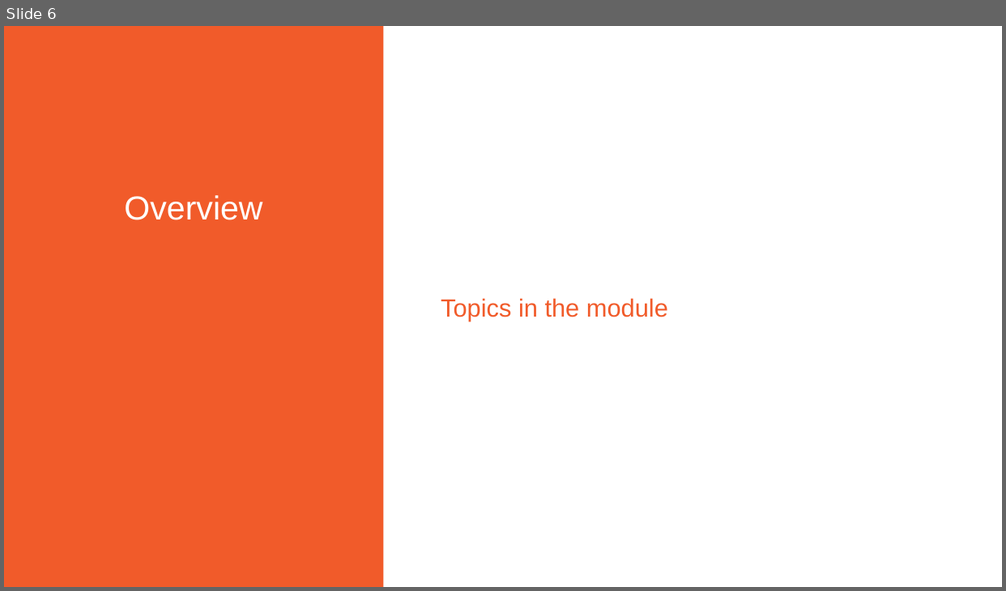
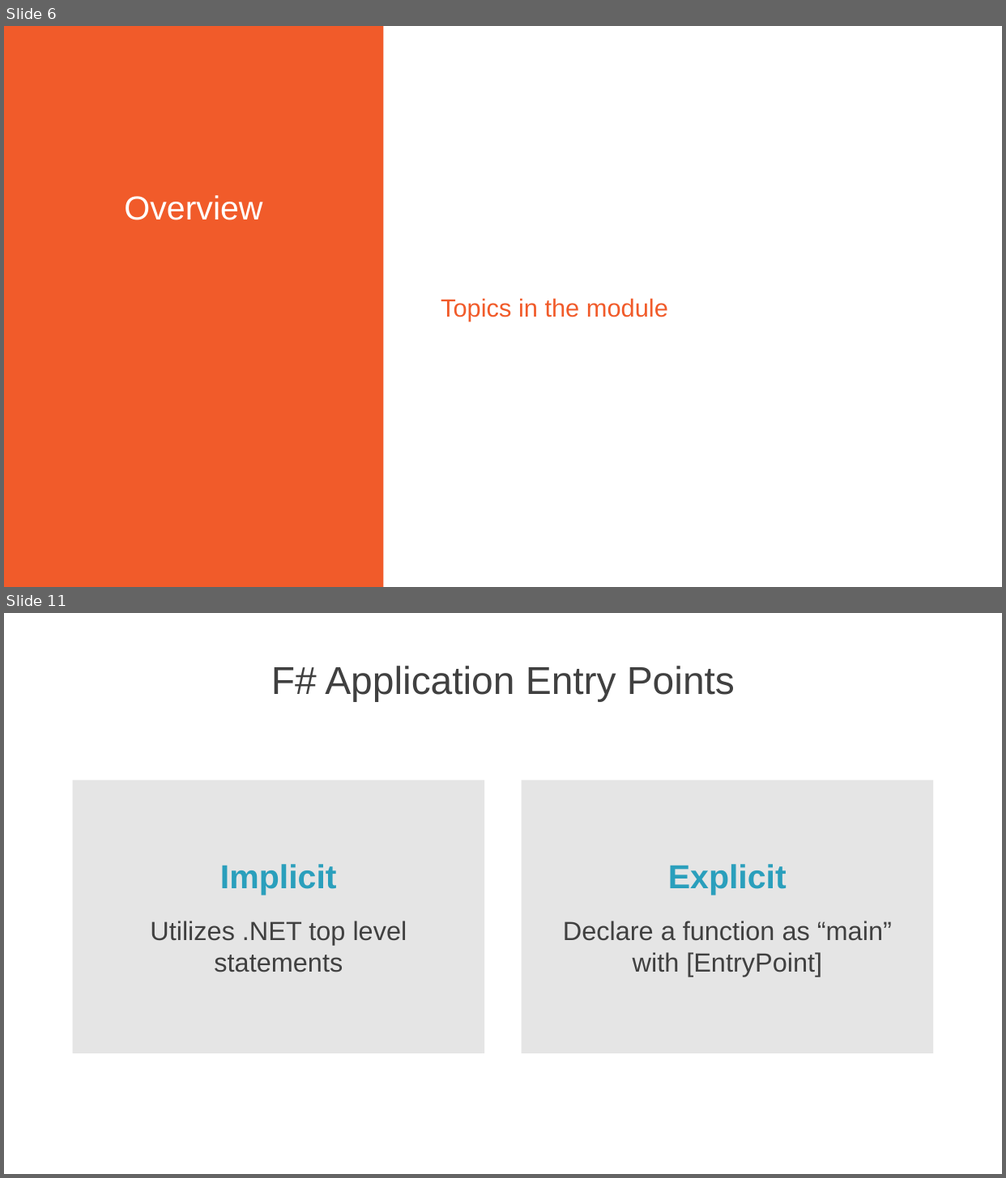
Before and after one commit to Pluralisght/fsharp-6-fundamentals, a slide deck: pres/wip.pptx. Shown one above the other, each under a label of ours: slide 6 before the commit, slides 6 and 11 after it; the slides between them are not shown. The pictures are 1006x591 and 1006x1178 pixels, drawn with LibreOffice and Linux fonts; fonts in the diff are those of the drawing; background and template pictures are left out. Boxes give left, top, right and bottom in pixels: in the first picture for what was removed or moved away, otherwise in the second. Text is boxed around its words. In the diff, an @@ line names an element or a change of style, - is before the commit and + after.

```diff
--- a/pres/wip.pptx
+++ b/pres/wip.pptx
@@ slide 11 added at bbox=[4, 613, 1002, 1174], background #FFFFFF @@
@@ title added at bbox=[271, 666, 735, 702], 37.3 pt, text #404040 @@
+F# Application Entry Points
@@ text added at bbox=[73, 780, 484, 1053], fill #E5E5E5, 25.3 pt, text #404040 @@
+Implicit
+Utilizes .NET top level statements
@@ text added at bbox=[522, 780, 933, 1053], fill #E5E5E5, 25.3 pt, text #404040 @@
+Explicit
+Declare a function as “main” with [EntryPoint]
```
Also in this commit, not shown: 38 other slides added, 55 other files.
